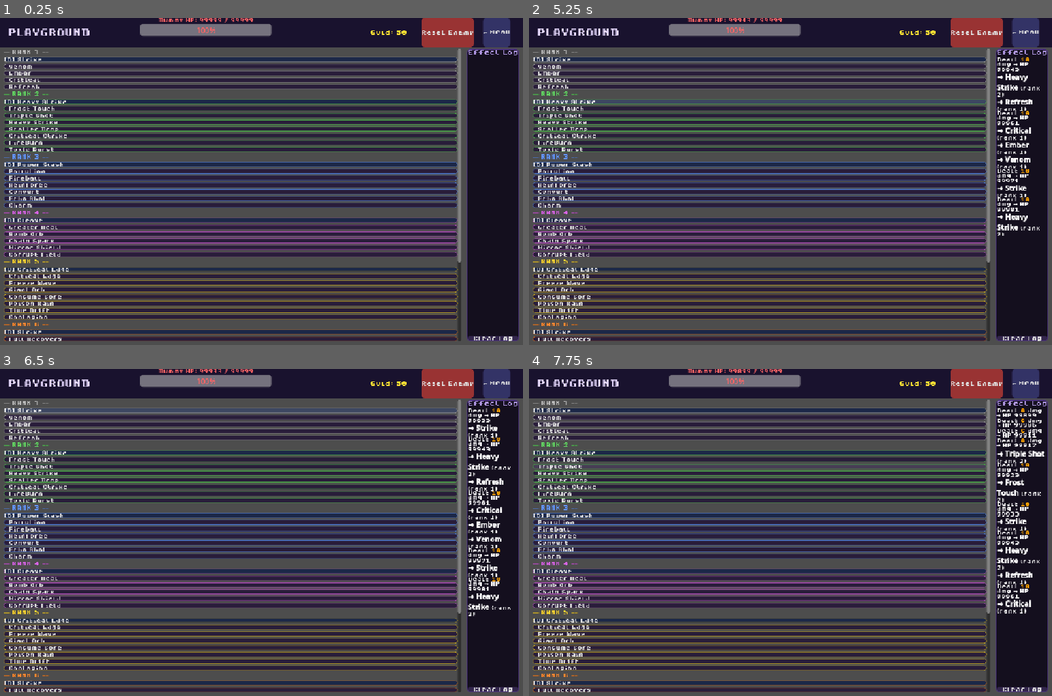
Above: before the commit, frames 1-4 (two rows, left to right).
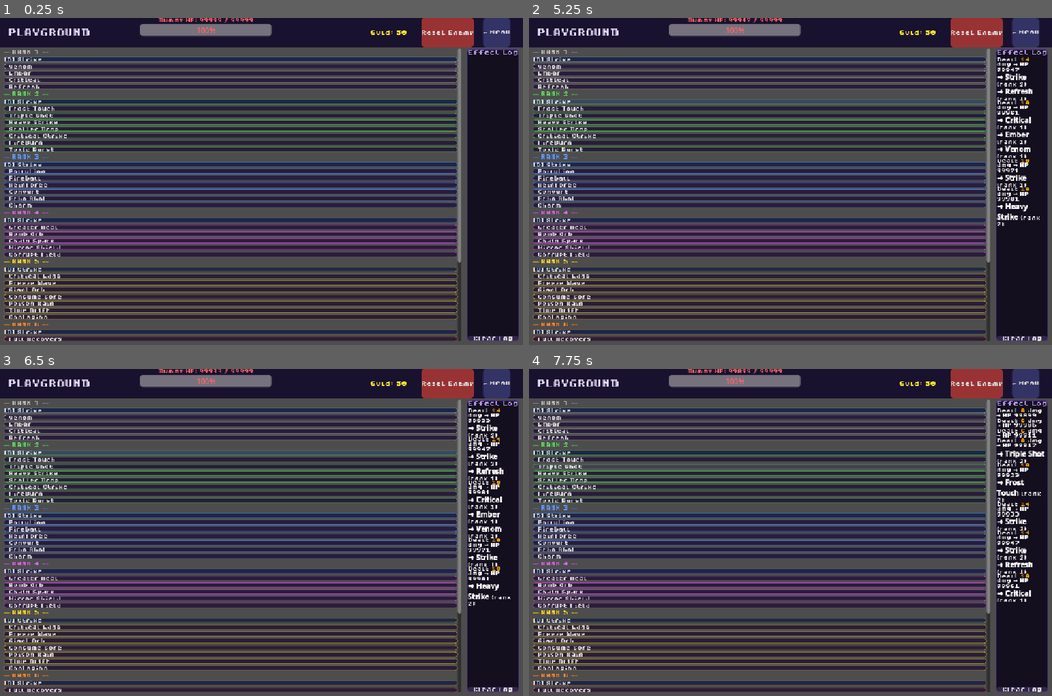
Above: after the commit, the same moments.

Repository: nmh6063-star/GameDesign-FinalProject
Game: Godot game, scene res://scenes/playground.tscn
Two runs of this game, one before a commit and one after it. Both use one fixed random seed, a clock stepped at 60 frames per second and the inputs below. This scene is started directly instead of the project's main scene.
Inputs (mouse positions are in pixels of both pictures, inside the frame that each line leads up to):
- Up to frame 1 (0.25 s): no input
- Up to frame 2 (5.25 s): click "Heavy Strike" at 0.5 s; click "[D] Strike" at 1.25 s; click "Venom" at 2 s; click "Ember" at 2.75 s; click "Critical" at 3.5 s; click "Refresh" at 4.25 s; click (759, 103) at 5 s, where only the run before the commit has a clickable "[D] Heavy Strike"
- Up to frame 3 (6.5 s): click "[D] Strike" at 5.75 s
- Up to frame 4 (7.75 s): click "Frost Touch" at 6.5 s; click "Triple Shot" at 7.25 s

The runs differ from the first frame. In frame 1, 0.2% of the frame differs, in the area x 3-14%, y 25-78%; in frame 2, 2.0%; in frame 3, 4.0%, in the area x 1-98%, y 12-78%; in frame 4, 1.0%.

Commit message:
rolled back initial balls

Diff:
--- a/script/entities/balls/elemental_balls/rank_ability_catalog.gd
+++ b/script/entities/balls/elemental_balls/rank_ability_catalog.gd
@@ -8,27 +8,8 @@
 
 static func default_element_for_rank(rank: int) -> Dictionary:
 	var r := clampi(rank, 1, 7)
-	match r:
-		1:
-			return _ability("strike", 1, "Strike", "Deal 10 damage to current enemy.")
-		2:
-			return _ability("heavy_strike", 2, "Heavy Strike", "Deal 18 damage to current enemy.")
-		3:
-			return _ability("power_slash", 3, "Power Slash", "Deal 25 damage to current enemy.")
-		4:
-			return _ability("cleave", 4, "Cleave", "Deal 20 damage to each of 2 random enemies (same enemy can be hit twice).")
-		5:
-			var opts5 := reward_options_for_rank(5)
-			if opts5.is_empty():
-				return _ability("strike", 5, "Strike", "Deal 26 damage to current enemy.")
-			return (opts5[0] as Dictionary).duplicate(true)
-		6:
-			return _ability("strike", 6, "Strike", "Deal 30 damage to current enemy.")
-		7:
-			return _ability("strike", 7, "Strike", "Deal 34 damage to current enemy.")
-		_:
-			# clampi(1,7) makes this unreachable; satisfies analyzer for Dictionary return.
-			return _ability("strike", r, "Strike", "Deal 10 damage to current enemy.")
+	var dmg := 10 + (r - 1) * 4
+	return _ability("strike", r, "Strike", "Deal %d damage to current enemy." % dmg)
 
 
 ## Combined reward pools for reward tiers: 0 → ranks 1–3, 1 → 4–6, 2 → rank 7 only.
